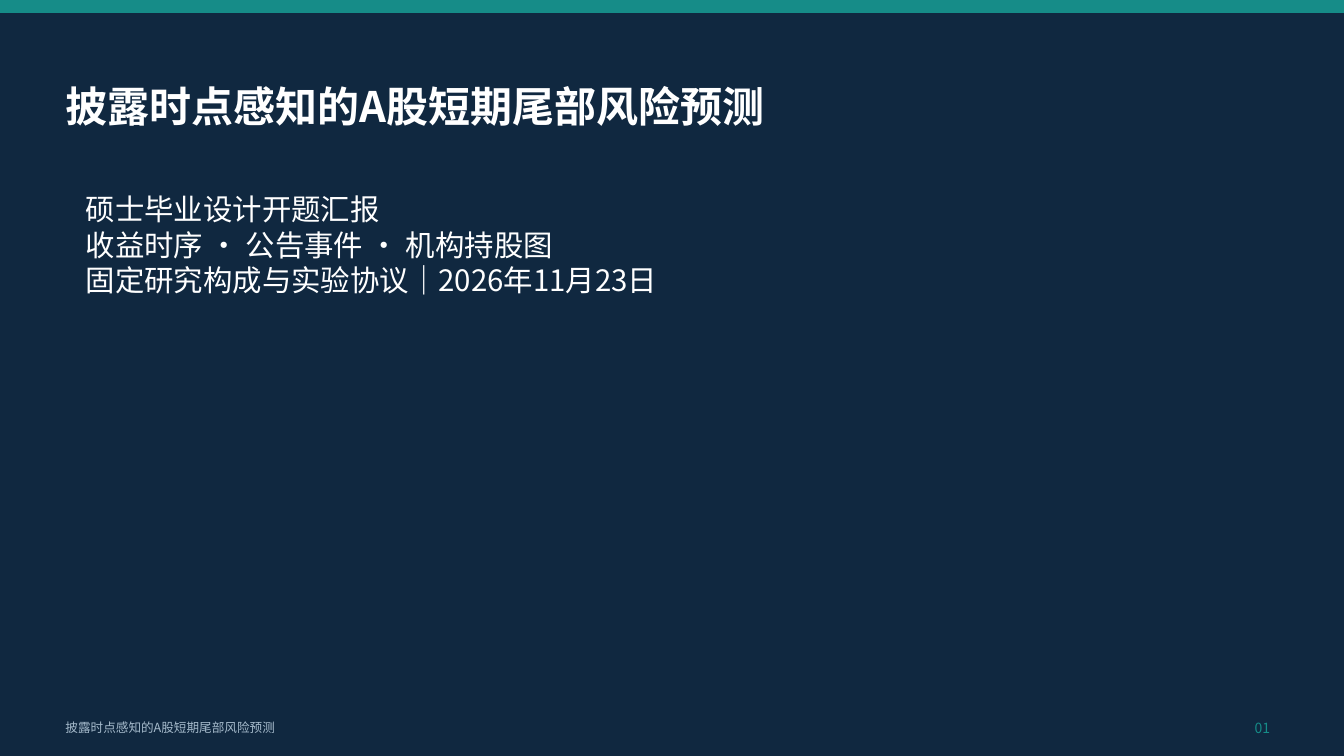
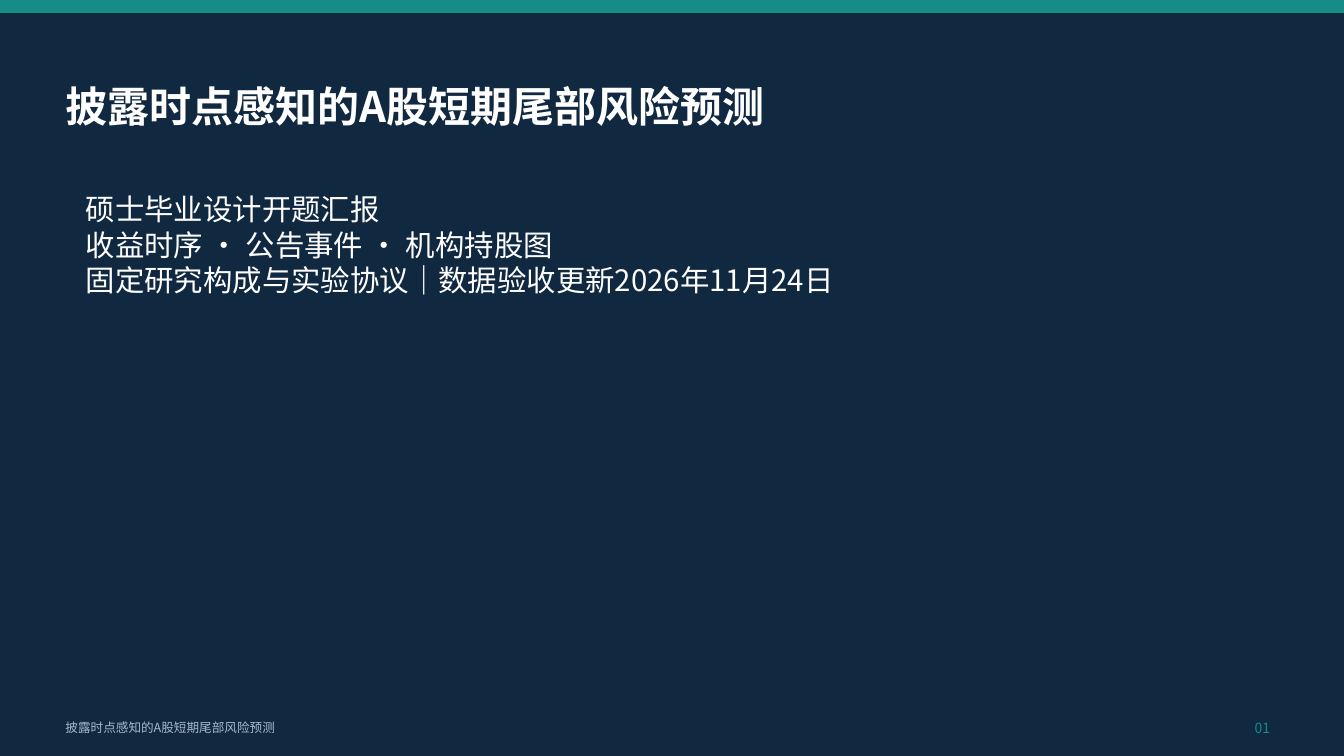
Before and after one commit to QiuKunYuan/llm-event-tail-risk-, a slide deck: slide 1 of docs/开题报告/开题答辩汇报.pptx. Drawn at 1344x756 pixels with LibreOffice and Linux fonts; fonts in the diff are those of the drawing. Boxes give left, top, right and bottom in pixels: in the first picture for what was removed or moved away, otherwise in the second. Text is boxed around its words. In the diff, an @@ line names an element or a change of style, - is before the commit and + after.

```diff
--- a/docs/开题报告/开题答辩汇报.pptx
+++ b/docs/开题报告/开题答辩汇报.pptx
@@ text at bbox=[86, 265, 834, 295]: text changed @@
-固定研究构成与实验协议｜2026年11月23日
+固定研究构成与实验协议｜数据验收更新2026年11月24日
```
Also in this commit, not shown: 4 other slides changed, 23 other files.
